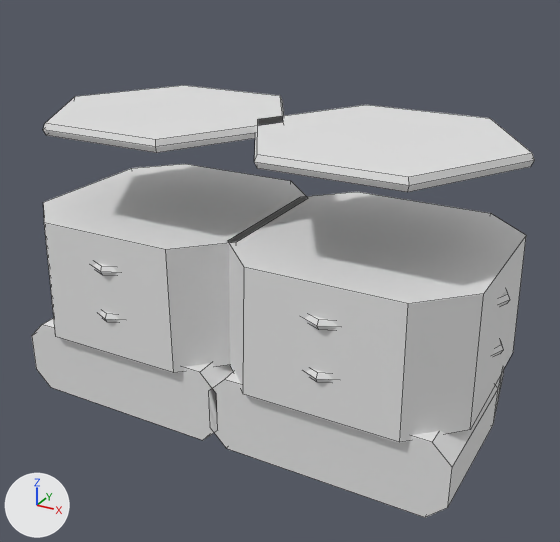
The FBX model roblox/art/armor/shoes_healer_s3.fbx as it was, and as the next commit left it.
Rendered twice from a 50 mm lens placed at (1.57, -2.78, -1.71), pointed at (0.05, -0.01, -3.09). Arrows for +X, +Y and +Z are at lower left; the lights stay in place. The picture after the commit comes second. Mesh edges are drawn as thin lines. Where no turn or scale is listed for an object, it has been applied to the vertices.

In view in the first picture: 'Boot_L_Inner', 'Boot_R_Inner', 'Greave_L_Body', 'Greave_R_Body'.
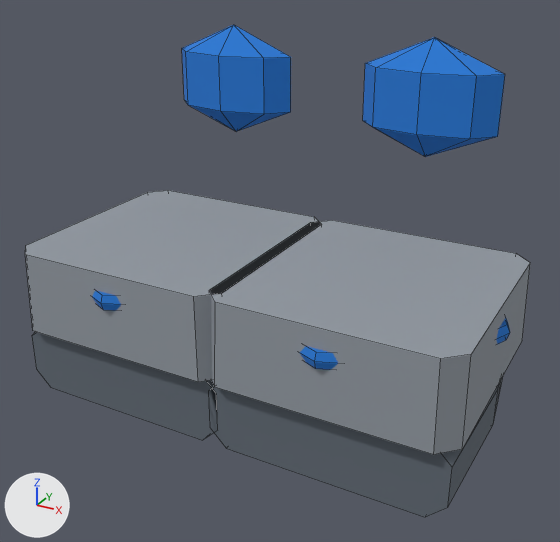
Changed parts and their boxes [x1, y1, x2, y2] in the pictures (560 x 542 px):
'Greave_R_Body', recoloured, reshaped (30% shorter)
    before: [229, 105, 535, 442]
    after: [209, 220, 530, 455]
'Greave_L_Body', recoloured, reshaped (11% wider, 33% shorter)
    before: [43, 85, 308, 373]
    after: [25, 190, 320, 382]
'Boot_R_Inner', recoloured (white to greyish blue)
    both: [209, 376, 503, 517]
'Greave_R_Band', added (blue)
    after: [300, 37, 510, 370]
'Boot_L_Inner', recoloured (white to greyish blue)
    both: [32, 332, 218, 440]
'Greave_L_Band', added (blue)
    after: [92, 25, 291, 311]
part 1 of me_greave_l_body, rebuilt (11% wider, 8% shorter)
    before: [43, 164, 308, 373]
    after: [25, 190, 320, 382]
part 2 of me_greave_l_body, deleted (mostly hidden)
    before: [99, 311, 119, 323]
part 3 of me_greave_l_body, deleted
    before: [43, 85, 284, 153]
part 4 of me_greave_l_body, deleted (mostly hidden)
    before: [93, 263, 118, 276]
part 5 of me_greave_r_body, rebuilt (8% wider)
    before: [229, 192, 526, 442]
    after: [209, 220, 530, 455]
part 6 of me_greave_r_body, deleted (mostly hidden)
    before: [306, 341, 504, 383]
part 7 of me_greave_r_body, deleted
    before: [254, 105, 535, 192]
part 8 of me_greave_r_body, deleted (mostly hidden)
    before: [304, 290, 510, 330]

The change, as a diff of the scene's bpy script:
```diff
--- a/roblox/art/armor/shoes_healer_s3.fbx.py
+++ b/roblox/art/armor/shoes_healer_s3.fbx.py
@@ mat_shoes_healer_s3_boot_l_inner @@
 mat_shoes_healer_s3_boot_l_inner = principled_material('shoes_healer_s3_Boot_L_Inner')
-mat_shoes_healer_s3_boot_l_inner.base_color = (0.8, 0.8, 0.8)  # white #e7e7e7
+mat_shoes_healer_s3_boot_l_inner.base_color = (0.122, 0.147, 0.178)  # greyish blue #626b75
@@ mat_shoes_healer_s3_greave_r_body @@
 mat_shoes_healer_s3_greave_r_body = principled_material('shoes_healer_s3_Greave_R_Body')
-mat_shoes_healer_s3_greave_r_body.base_color = (0.8, 0.8, 0.8)  # white #e7e7e7
+mat_shoes_healer_s3_greave_r_body.base_color = (0.287, 0.319, 0.356)  # grey #9299a1
@@ mat_shoes_healer_s3_greave_l_body @@
 mat_shoes_healer_s3_greave_l_body = principled_material('shoes_healer_s3_Greave_L_Body')
-mat_shoes_healer_s3_greave_l_body.base_color = (0.8, 0.8, 0.8)  # white #e7e7e7
+mat_shoes_healer_s3_greave_l_body.base_color = (0.287, 0.319, 0.356)  # grey #9299a1
@@ mat_shoes_healer_s3_boot_r_inner @@
 mat_shoes_healer_s3_boot_r_inner = principled_material('shoes_healer_s3_Boot_R_Inner')
-mat_shoes_healer_s3_boot_r_inner.base_color = (0.8, 0.8, 0.8)  # white #e7e7e7
+mat_shoes_healer_s3_boot_r_inner.base_color = (0.122, 0.147, 0.178)  # greyish blue #626b75
@@ me_greave_r_body @@
-me_greave_r_body.from_pydata(...)  # 82 vertices, 60 faces; spans x -0.571..0.571, y -0.551..0.551, z -0.6..0.375
+me_greave_r_body.from_pydata(...)  # 16 vertices, 10 faces; spans x -0.54..0.54, y -0.54..0.54, z -0.6..-0.22
+# me_greave_r_body part 5: the loose piece of 16 vertices spanning x -0.53..0.53, y -0.53..0.53, z -0.6..-0.05 is rebuilt with 16 vertices and now spans x -0.54..0.54, y -0.54..0.54, z -0.6..-0.22
+# me_greave_r_body part 6: the loose piece of 24 vertices spanning x -0.551..0.551, y -0.551..0.551, z -0.44..-0.4 is deleted
+# me_greave_r_body part 7: the loose piece of 18 vertices spanning x -0.571..0.571, y -0.495..0.495, z 0.325..0.375 is deleted
+# me_greave_r_body part 8
+# 24 vertices are removed from x -0.551..0.551, y -0.551..0.551, z -0.22..-0.18
+# 18 faces are deleted
 me_greave_r_body.materials.append(mat_shoes_healer_s3_greave_r_body)
@@ me_greave_l_body @@
-me_greave_l_body.from_pydata(...)  # 82 vertices, 60 faces; spans x -0.571..0.571, y -0.551..0.551, z -0.6..0.375
+me_greave_l_body.from_pydata(...)  # 16 vertices, 10 faces; spans x -0.54..0.54, y -0.54..0.54, z -0.6..-0.22
+# me_greave_l_body part 1: the loose piece of 16 vertices spanning x -0.53..0.53, y -0.53..0.53, z -0.6..-0.05 is rebuilt with 16 vertices and now spans x -0.54..0.54, y -0.54..0.54, z -0.6..-0.22
+# me_greave_l_body part 2: the loose piece of 24 vertices spanning x -0.551..0.551, y -0.551..0.551, z -0.44..-0.4 is deleted
+# me_greave_l_body part 3: the loose piece of 18 vertices spanning x -0.571..0.571, y -0.495..0.495, z 0.325..0.375 is deleted
+# me_greave_l_body part 4
+# 24 vertices are removed from x -0.551..0.551, y -0.551..0.551, z -0.22..-0.18
+# 18 faces are deleted
 me_greave_l_body.materials.append(mat_shoes_healer_s3_greave_l_body)
@@ ob_greave_l_band @@
+ob_greave_l_band = bpy.data.objects.new('Greave_L_Band', me_greave_l_band)  # 42 vertices, 42 faces; spans x -0.566..0.566, y -0.566..0.669, z -0.375..0.68; in mat_shoes_healer_s3_greave_l_band (blue #2478d4)
+ob_greave_l_band.location = (-0.5, 0.0, -2.8)
@@ ob_greave_r_band @@
+ob_greave_r_band = bpy.data.objects.new('Greave_R_Band', me_greave_r_band)  # 42 vertices, 42 faces; spans x -0.566..0.566, y -0.566..0.669, z -0.375..0.68; in mat_shoes_healer_s3_greave_r_band (blue #2478d4)
+ob_greave_r_band.location = (0.5, 0.0, -2.8)
```
